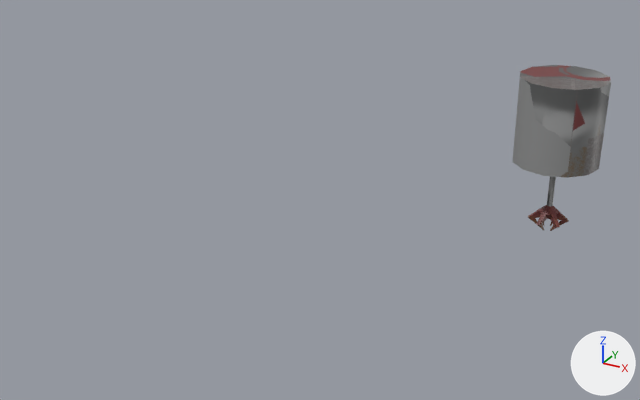
The FBX model World/Props/Corpse Tube/Prop_Corpse_Tube.fbx as it was, and as the next commit left it.
Both versions are drawn from a 50 mm camera at (3.36, -14.57, 4.71) aimed at (-3.79, -1.57, -1.79). Arrows for +X, +Y and +Z are at lower right; the lights stay in place. The older version comes first. Where no turn or scale is listed for an object, it has been applied to the vertices.
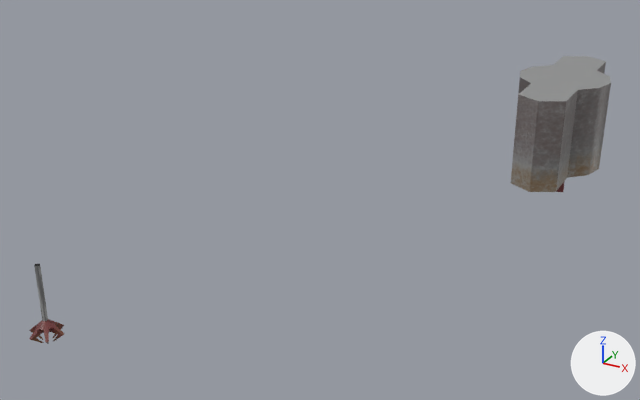
Pixel boxes [x1, y1, x2, y2] of what changed, in the pictures (640 x 400 px):
'Cylinder.004', reshaped (20% taller)
    before: [512, 65, 611, 178]
    after: [511, 56, 611, 192]
'Cylinder.010', moved
    before: [528, 176, 569, 231]
    after: [29, 264, 64, 344]
part 1 of me_cylinder_006, built on
    before: [523, 83, 578, 178]
    after: [511, 56, 606, 192]
part 2 of me_cylinder_006, surface changed
    both: [513, 65, 611, 178]

What the commit changed:
me_cylinder_006 is used by ob_cylinder_004; location (0.0, 0.0, 0.0).
me_cylinder_006 had 48 vertices, 38 faces and spanned x -0.75..0.75, y -0.75..0.75, z -0.86..0.65.
me_cylinder_006 now has 84 vertices, 74 faces and spans x -0.75..0.75, y -1.55..1.55, z -1.14..0.65.
Part 1, on me_cylinder_006:
8 faces are deleted.
24 vertices are added at x -0.38..0.38, y -1.55..1.55, z -1.14..0.65.
12 new vertices lie (0.0, 0.0, 0.28) away from vertices in x -0.34..0.34, y -0.72..0.72, z -1.14..-1.13.
44 new faces join them, mat_tube (picture img_tube_texture_png).
me_cylinder_006 part 2: 30 kept faces spanning x -0.75..0.75, y -0.75..0.75, z -0.86..0.65 get new texture (UV) coordinates.
Object 'Cylinder.010' (ob_cylinder_010) moves from (-0.01, 0.0, -1.66) to (-8.05, -4.49, -3.98).
